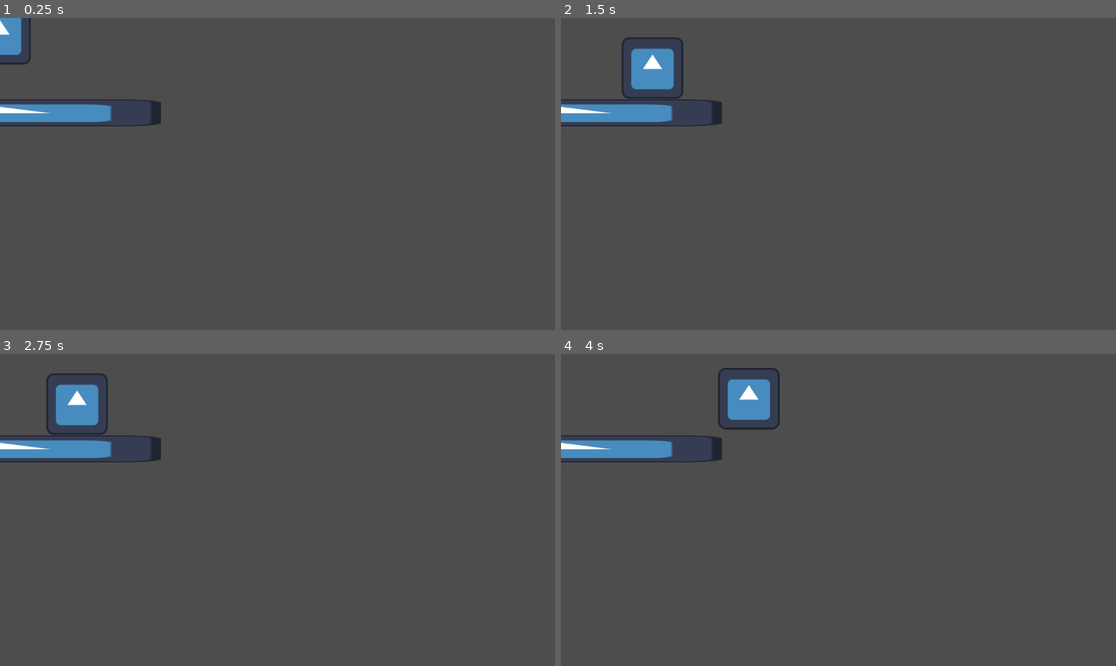
Above: before the commit, frames 1-4 (two rows, left to right).
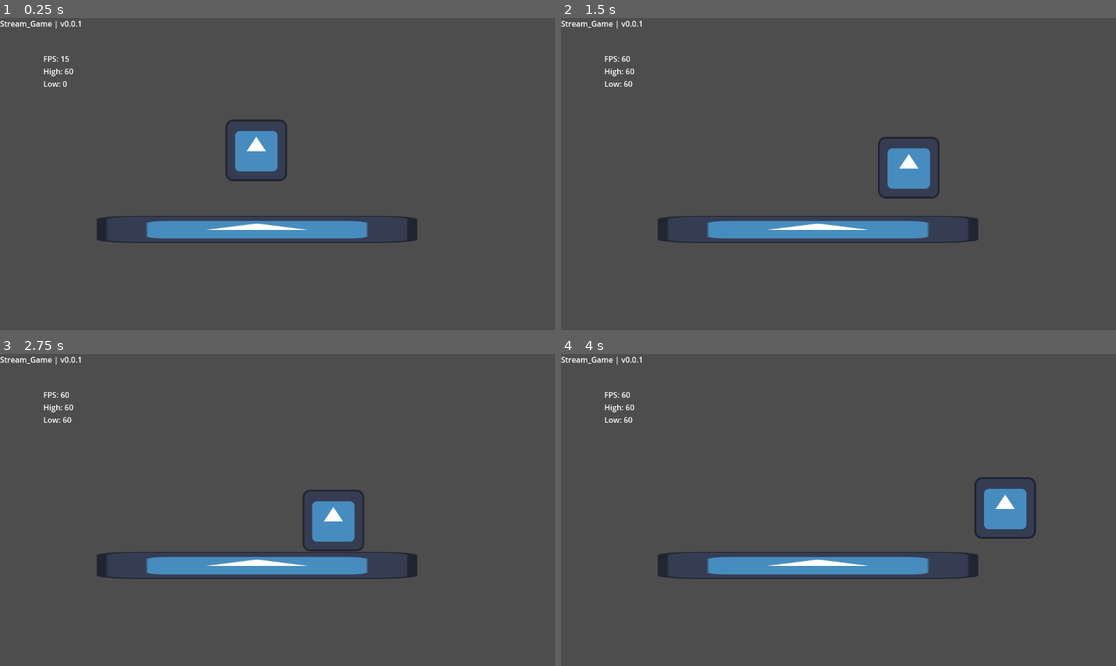
Above: after the commit, the same moments.

Repository: Schweem/CycleTwo
Game: Godot game, scene res://scenes/world_test.tscn
The game is run twice, just before and just after one commit, with the same random seed, the same clock (stepped at 60 frames per second) and the same inputs. The engine's default icon, where the game draws it, is replaced by a stand-in: a white triangle on a blue panel in a dark square.
Inputs:
- Up to frame 1 (0.25 s): no input
- Up to frame 2 (1.5 s): tap Enter at 0.5 s; hold Right (right) from 0.53 s (still down); tap Space (jump) at 0.6, 0.77, 1.07, 1.35 s
- Up to frame 3 (2.75 s): tap Space (jump) at 1.52, 1.82, 2.1 s; release Right (right) at 2.03 s; hold Left (left) from 2.03 s (still down)
- Up to frame 4 (4 s): release Left (left) at 2.78 s; hold Right (right) from 2.78 s (still down); tap Space (jump) at 2.85, 3.02, 3.32, 3.6, 3.77 s

The runs differ from the first frame. In frame 1, 6.6% of the frame differs, in the area x 0-76%, y 0-73%; in frame 2, 7.4%; in frame 3, 7.3%; in frame 4, 7.4%.

Commit message:
Debug scripts w/ viewer! fps counter, frame stamp, pause controls.

Diff:
--- /dev/null
+++ b/prefabs/game_manager.tscn
@@ -0,0 +1,6 @@
+[gd_scene load_steps=2 format=3 uid="uid://db8ps46qixelv"]
+
+[ext_resource type="Script" uid="uid://cwd82l8j57xds" path="res://scripts/debug/pause_controller.gd" id="1_bq1pa"]
+
+[node name="gameManager" type="Node2D"]
+script = ExtResource("1_bq1pa")
--- a/project.godot
+++ b/project.godot
@@ -10,7 +10,8 @@
 
 [application]
 
-config/name="WhatStillRemains"
+config/name="Stream_Game"
+config/version="0.0.1"
 run/main_scene="uid://ju1molnkfi56"
 config/features=PackedStringArray("4.4", "Forward Plus")
 config/icon="res://assets/icon.svg"
--- a/scenes/world_test.tscn
+++ b/scenes/world_test.tscn
@@ -1,7 +1,10 @@
-[gd_scene load_steps=4 format=3 uid="uid://ju1molnkfi56"]
+[gd_scene load_steps=7 format=3 uid="uid://ju1molnkfi56"]
 
-[ext_resource type="PackedScene" uid="uid://btppsxypre06b" path="res://scenes/player_character.tscn" id="1_7mhm3"]
+[ext_resource type="PackedScene" uid="uid://btppsxypre06b" path="res://prefabs/player_character.tscn" id="1_7mhm3"]
 [ext_resource type="Texture2D" uid="uid://cg2qnh6h001o3" path="res://assets/icon.svg" id="2_puv4i"]
+[ext_resource type="Script" uid="uid://ycg76yj27jvh" path="res://scripts/debug/fps_counter.gd" id="3_1moov"]
+[ext_resource type="PackedScene" uid="uid://db8ps46qixelv" path="res://prefabs/game_manager.tscn" id="4_63fu1"]
+[ext_resource type="Script" uid="uid://d0htw687undpf" path="res://scripts/debug/frame_stamp.gd" id="5_ob026"]
 
 [sub_resource type="RectangleShape2D" id="RectangleShape2D_1moov"]
 size = Vector2(127.808, 139.429)
@@ -9,14 +12,29 @@
 [node name="Node2D" type="Node2D"]
 
 [node name="playerCharacter" parent="." instance=ExtResource("1_7mhm3")]
+position = Vector2(532, 242)
 
-[node name="Icon" type="Sprite2D" parent="."]
-position = Vector2(1.5, 197)
+[node name="testFloor" type="Sprite2D" parent="."]
+position = Vector2(533.5, 439)
 scale = Vector2(5.19531, 0.4375)
 texture = ExtResource("2_puv4i")
 
-[node name="Area2D" type="StaticBody2D" parent="Icon"]
+[node name="Area2D" type="StaticBody2D" parent="testFloor"]
 
-[node name="CollisionShape2D" type="CollisionShape2D" parent="Icon/Area2D"]
+[node name="CollisionShape2D" type="CollisionShape2D" parent="testFloor/Area2D"]
 position = Vector2(0.0962553, 5.71429)
 shape = SubResource("RectangleShape2D_1moov")
+
+[node name="fpsCounter" type="Label" parent="."]
+offset_left = 90.0
+offset_top = 73.0
+offset_right = 194.0
+offset_bottom = 131.0
+script = ExtResource("3_1moov")
+
+[node name="gameManager" parent="." instance=ExtResource("4_63fu1")]
+
+[node name="stampFrames" type="Label" parent="gameManager"]
+offset_right = 40.0
+offset_bottom = 23.0
+script = ExtResource("5_ob026")
--- /dev/null
+++ b/scripts/debug/fps_counter.gd
@@ -0,0 +1,67 @@
+## Thanks llamapixel !
+## fps_counter.gd
+## Purpose:
+## Tracks FPS over a frame range and updates a Label with average, highest, and lowest FPS.
+
+extends Label
+
+# --- Exported variables ---
+@export var frame_range: int = 60        # Number of frames to calculate over
+
+# --- FPS tracking ---
+var fps_buffer: Array[int] = []
+var fps_buffer_index: int = 0
+
+var average_fps: int = 0
+var highest_fps: int = 0
+var lowest_fps: int = 0
+
+func _ready() -> void:
+	_initialize_buffer()
+
+func _process(delta: float) -> void:
+	_update_buffer(delta)
+	_calculate_fps()
+	_update_label()
+
+# --- Initialize the FPS buffer ---
+func _initialize_buffer() -> void:
+	if frame_range <= 0:
+		frame_range = 1
+	fps_buffer = []
+	for i in frame_range:
+		fps_buffer.append(0)
+	fps_buffer_index = 0
+
+# --- Add current frame's FPS to the buffer ---
+func _update_buffer(delta: float) -> void:
+	if delta == 0:
+		return
+	fps_buffer[fps_buffer_index] = int(1.0 / delta)
+	fps_buffer_index += 1
+	if fps_buffer_index >= frame_range:
+		fps_buffer_index = 0
+
+# --- Calculate average, highest, and lowest FPS ---
+func _calculate_fps() -> void:
+	var sum: int = 0
+	var highest: int = 0
+	var lowest: int = 2147483647   # Max int
+	for fps in fps_buffer:
+		sum += fps
+		if fps > highest:
+			highest = fps
+		if fps < lowest:
+			lowest = fps
+#	average_fps = int(sum / frame_range)
+#	average_fps = sum / frame_range
+#	average_fps = int( floor( sum / frame_range ) )
+	average_fps = floor(float(sum) / frame_range)
+	# I would normally squash all debugger warnings
+
+	highest_fps = highest
+	lowest_fps = lowest
+
+# --- Update the Label text ---
+func _update_label() -> void:
+	text = "FPS: %d\nHigh: %d\nLow: %d" % [average_fps, highest_fps, lowest_fps]
--- /dev/null
+++ b/scripts/debug/frame_stamp.gd
@@ -0,0 +1,14 @@
+extends Label
+
+# STAMP ALL FRAMES WITH PROJECT NAME AND VERSIONS
+
+
+func _ready() -> void:
+	# Get the project name
+	var project_name: String = ProjectSettings.get_setting("application/config/name")
+
+	# Get the user-defined version in ProjectSettings → application/config/version
+	var project_version: String = ProjectSettings.get_setting("application/config/version")
+
+	# Display both in the Label
+	text = "%s | v%s" % [project_name, project_version]
--- /dev/null
+++ b/scripts/debug/pause_controller.gd
@@ -0,0 +1,13 @@
+# DEBUG Pause Toggle Controller
+
+extends Node
+
+func _ready() -> void:
+    process_mode = Node.PROCESS_MODE_ALWAYS
+
+func _input(event: InputEvent) -> void:
+    if event is InputEventKey:
+        if event.keycode == KEY_F2 and event.pressed and not event.echo:
+            get_tree().paused = not get_tree().paused
+            get_viewport().set_input_as_handled()
+            print("pause")
--- a/scripts/player_controller.gd
+++ b/scripts/player_controller.gd
@@ -2,10 +2,12 @@
 
 # constants
 const BASE_SPEED : float = 200.0
-const JUMP_SPEED : float = -150.0
+const JUMP_SPEED : float = -450.0
 
 # regular vars
 var speed_mult : float = 1.0
+# variable jump height stuff
+var jump_res : float = 3.0
 
 # gravity from engine
 var gravity = ProjectSettings.get_setting("physics/2d/default_gravity")
@@ -20,6 +22,10 @@
 		if is_on_floor():
 			velocity.y = JUMP_SPEED
 
+	if !is_on_floor():
+		if Input.is_action_just_released("jump"):
+			velocity.y = velocity.y / jump_res
+
 	# get direction, handle speed and apply it
 	var dir = Input.get_axis("left", "right")
 	var speed : float = BASE_SPEED * speed_mult
Binary file added: docs/media/brick_board.png
Not shown, added: docs/media/brick_board.png.import
Not shown, added: docs/media/castle_vibes_board.png.import
Binary file added: docs/media/ui_board.png
Not shown, added: docs/media/ui_board.png.import
Renamed: scenes/player_character.tscn -> prefabs/player_character.tscn
Not shown, added: scripts/debug/fps_counter.gd.uid
Not shown, added: scripts/debug/frame_stamp.gd.uid
Not shown, added: scripts/debug/pause_controller.gd.uid
Not shown, added: docs/ideas.md
Not shown, added: docs/media/castle_vibes_board.png
